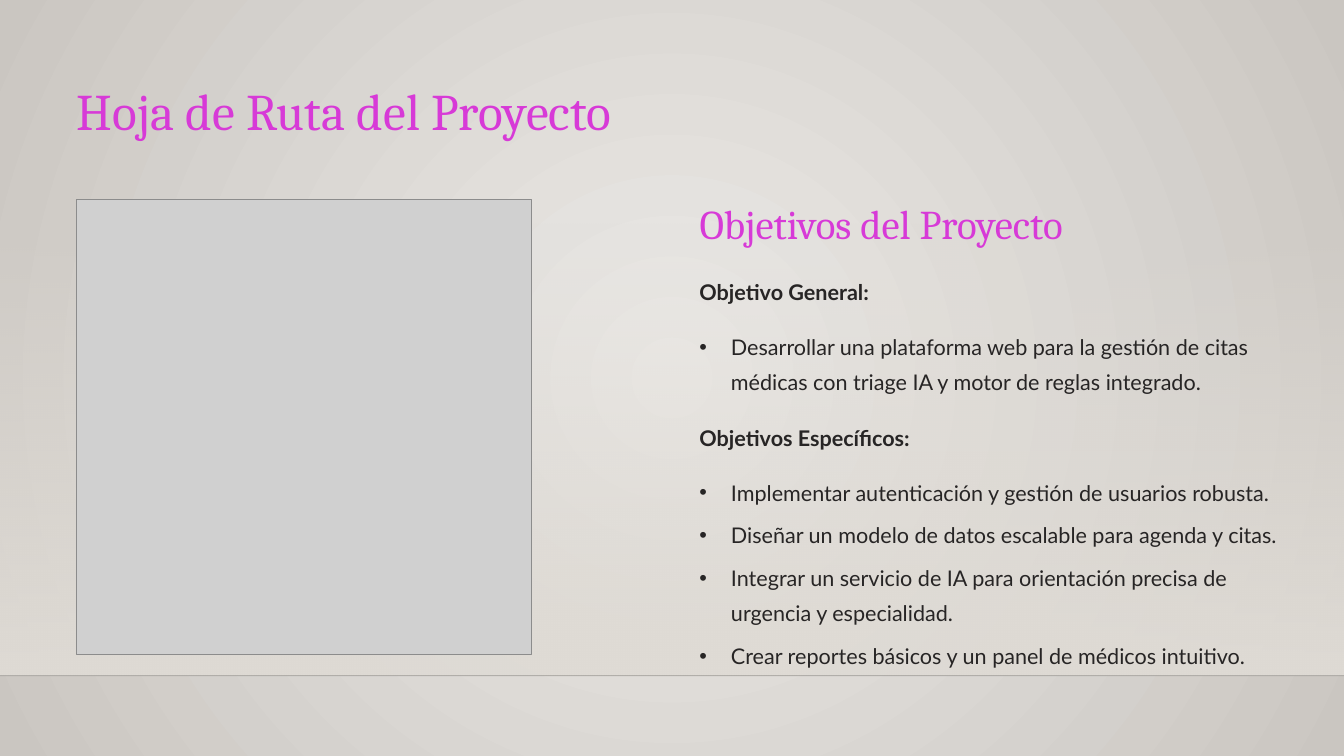
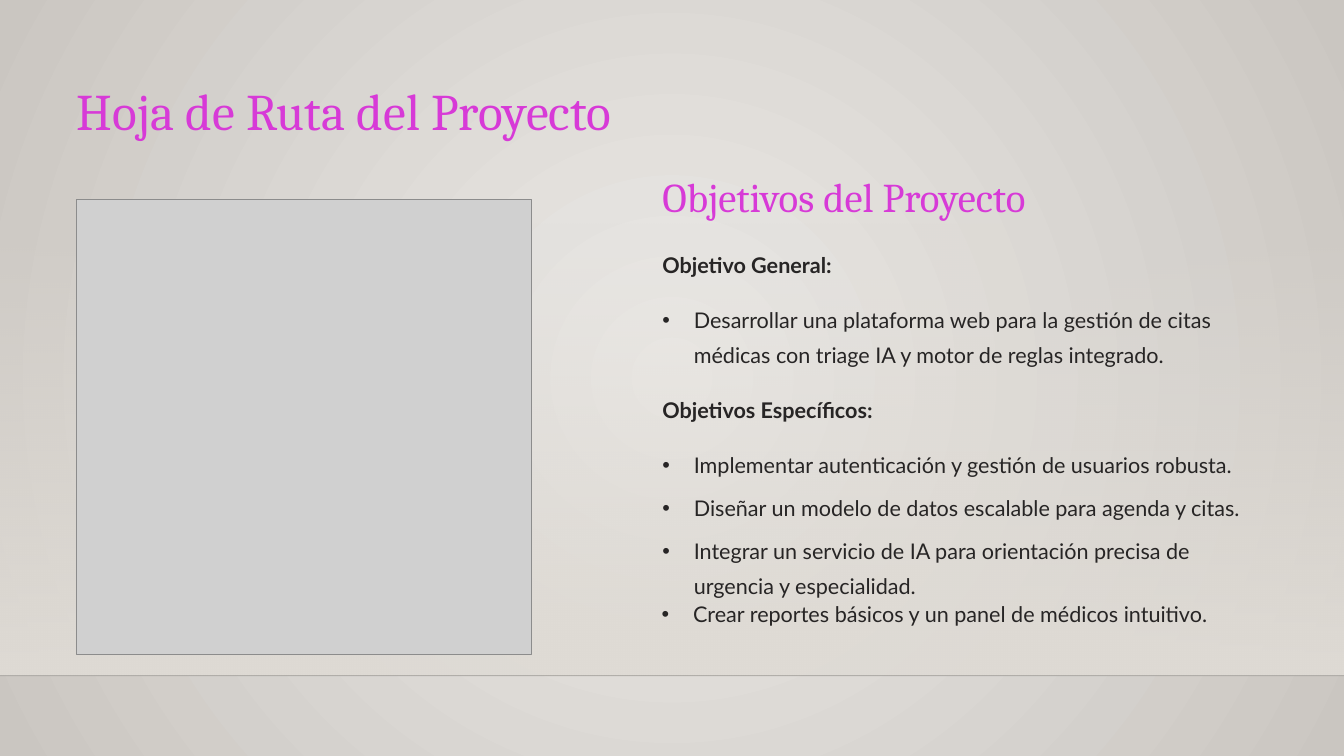
Before and after one commit to MRCuevasCarreno/MediTriage, a slide deck: slide 5 of Fase 1/Evidencias Grupales/MediTriage.pptx. Drawn at 1344x756 pixels with LibreOffice and Linux fonts; fonts in the diff are those of the drawing; grey boxes stand for pictures; background and template pictures are left out. Boxes give left, top, right and bottom in pixels: in the first picture for what was removed or moved away, otherwise in the second. Text is boxed around its words. In the diff, an @@ line names an element or a change of style, - is before the commit and + after.

```diff
--- a/Fase 1/Evidencias Grupales/MediTriage.pptx
+++ b/Fase 1/Evidencias Grupales/MediTriage.pptx
@@ 6 texts: place and size @@
-6 texts at [699, 210, 1276, 625]
+6 texts at [662, 183, 1239, 598]
@@ text "Objetivos Específicos:": place and size @@
-text "Objetivos Específicos:" at [699, 430, 910, 450]
+text "Objetivos Específicos:" at [662, 402, 873, 422]
@@ text "Crear reportes básicos y un ...": place and size @@
-text "Crear reportes básicos y un ..." at [731, 648, 1245, 668]
+text "Crear reportes básicos y un ..." at [693, 606, 1207, 626]
```
Also in this commit, not shown: 7 other slides changed, 4 slides added, 2 slides removed.
